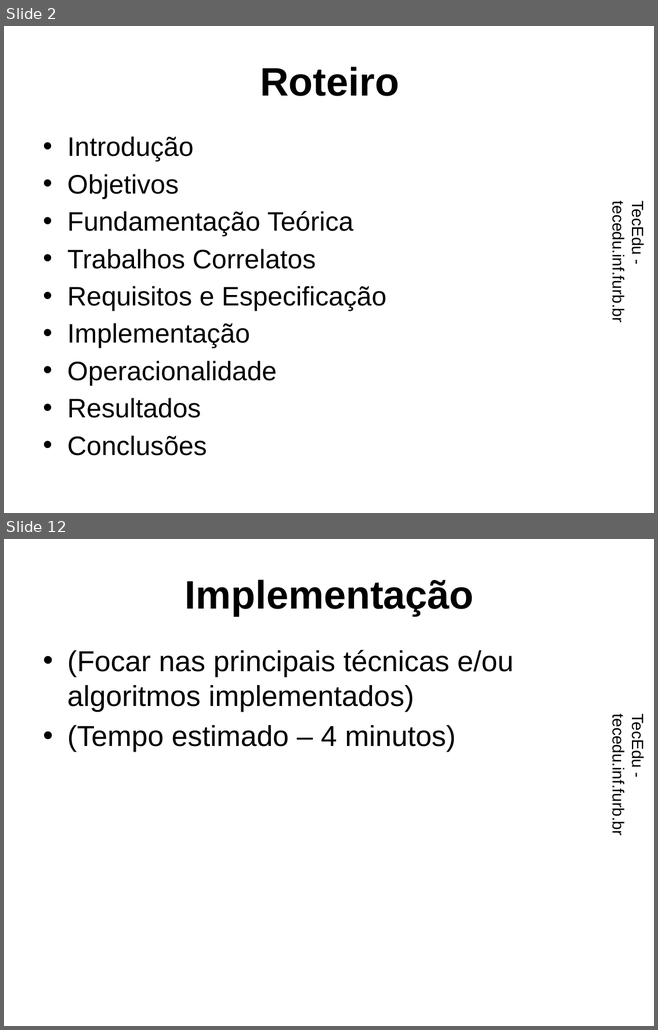
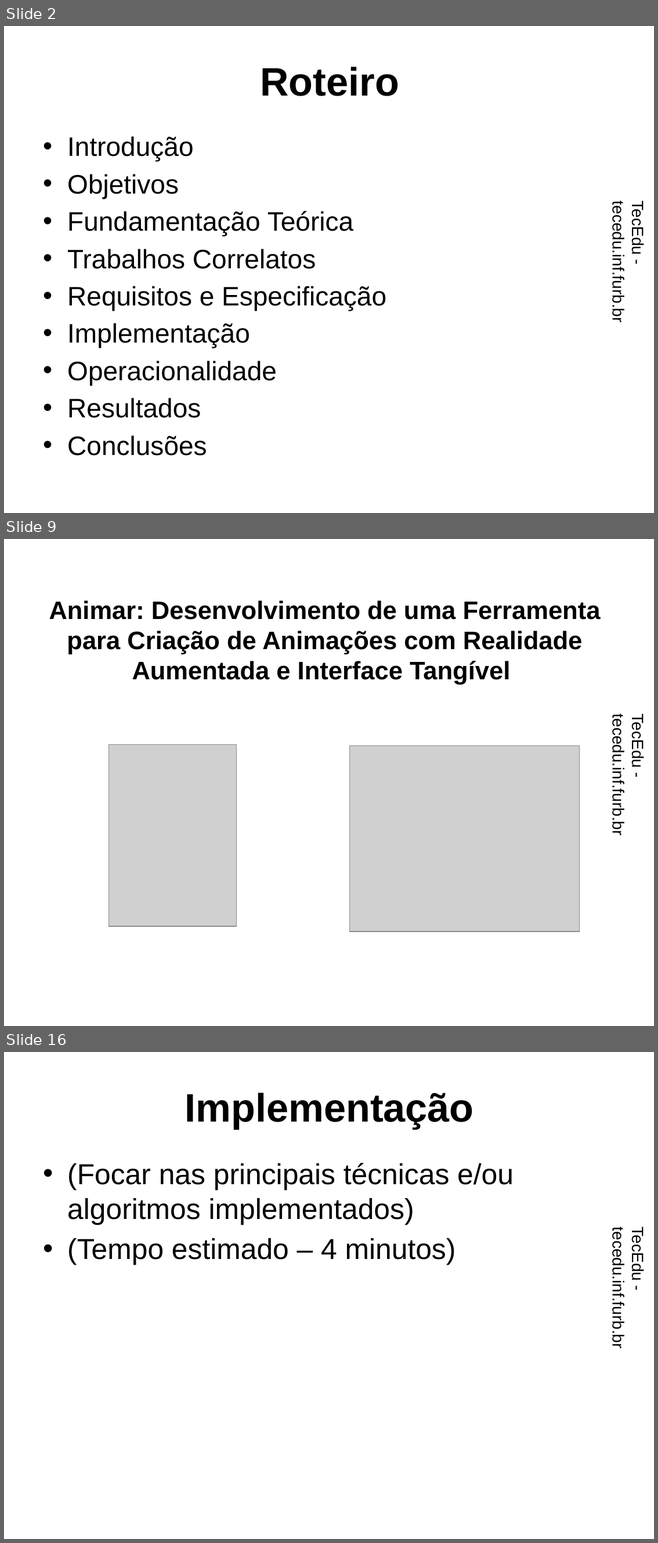
Before and after one commit to dalton-reis/tcc_RodrigoWernkePereira, a slide deck: Apresentação/EcosAR.pptx. Shown one above the other, each under a label of ours: slides 2 and 12 before the commit, slides 2, 9 and 16 after it; the slides between them are not shown. The pictures are 658x1030 and 658x1543 pixels, drawn with LibreOffice and Linux fonts; fonts in the diff are those of the drawing; grey boxes stand for pictures; background and template pictures are left out. Boxes give left, top, right and bottom in pixels: in the first picture for what was removed or moved away, otherwise in the second. Text is boxed around its words. In the diff, an @@ line names an element or a change of style, - is before the commit and + after.

```diff
--- a/Apresentação/EcosAR.pptx
+++ b/Apresentação/EcosAR.pptx
@@ slide 9 added at [4,539,654,1026], background picture (left out); not listed: 1 template element that a slide beside it also shows @@
@@ title added at [49,600,600,685], 28 pt, text #000000, bold @@
+Animar: Desenvolvimento de uma Ferramenta para Criação de Animações com Realidade Aumentada e Interface Tangível
@@ picture added at [108,744,237,926] @@
@@ picture added at [349,745,579,931] @@
@@ what was slide 12 is now slide 16 @@
```
Also in this commit, not shown: 1 slide changed, 20 other slides added, 11 slides removed.
